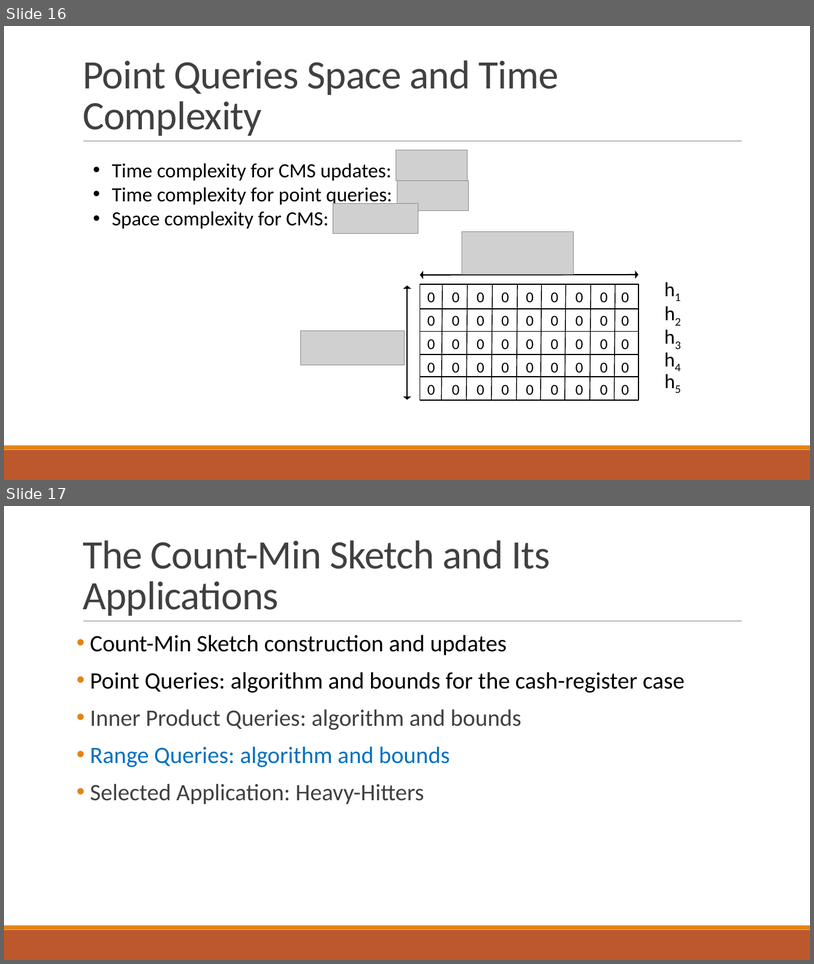
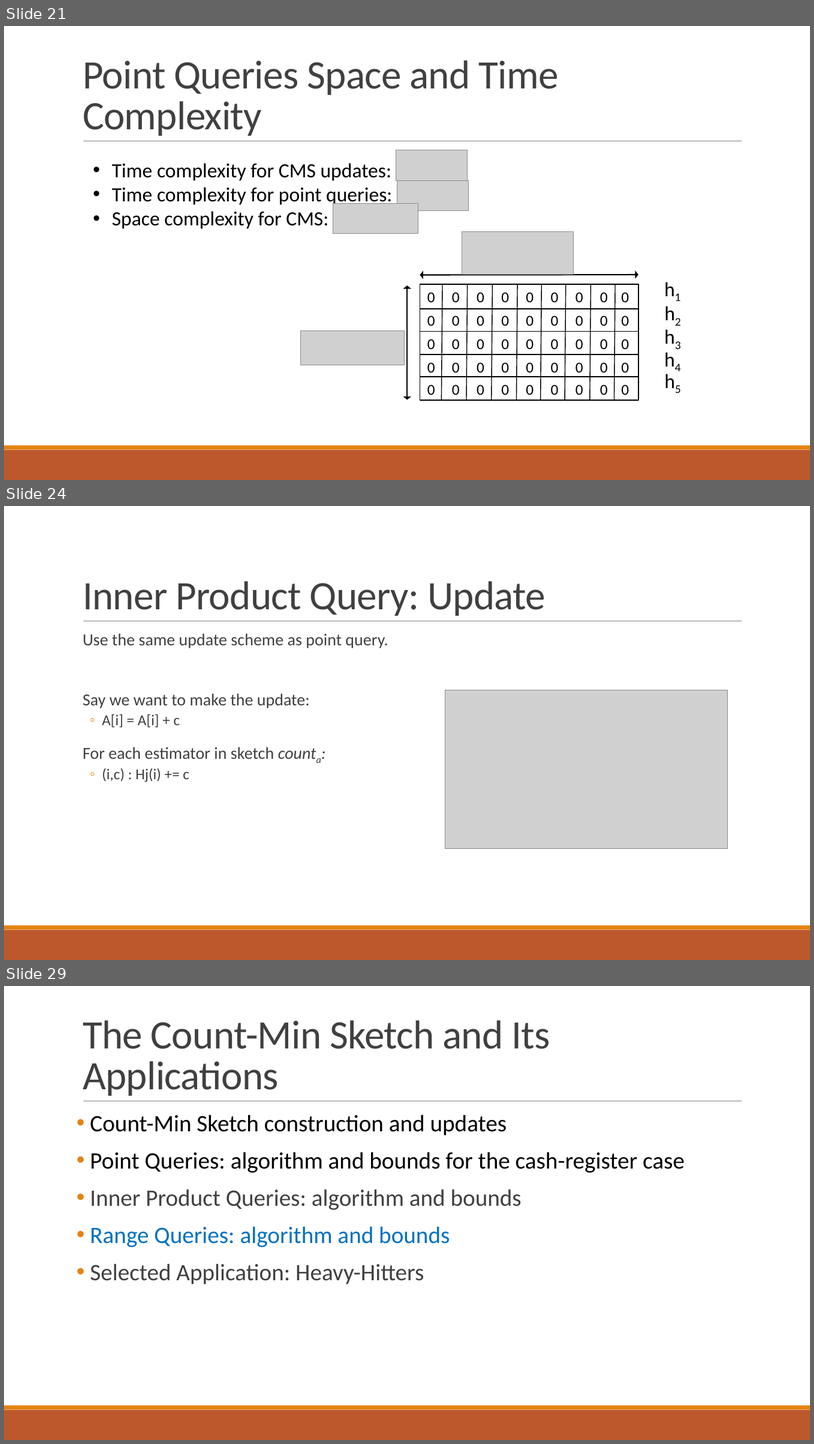
Before and after one commit to ewagner46/count_min_sketch_technical_summary, a slide deck: count_min_sketch_talk_EW.pptx. Shown one above the other, each under a label of ours: slides 16 and 17 before the commit, slides 21, 24 and 29 after it; the slides between them are not shown. The pictures are 814x964 and 814x1444 pixels, drawn with LibreOffice and Linux fonts; fonts in the diff are those of the drawing; grey boxes stand for pictures. Boxes give left, top, right and bottom in pixels: in the first picture for what was removed or moved away, otherwise in the second. Text is boxed around its words. In the diff, an @@ line names an element or a change of style, - is before the commit and + after.

```diff
--- a/count_min_sketch_talk_EW.pptx
+++ b/count_min_sketch_talk_EW.pptx
@@ slide 24 added at [4, 506, 810, 960], background #FFFFFF; not listed: 3 template elements that a slide beside it also shows @@
@@ title added at [83, 581, 546, 616], 48 pt, text #404040 @@
+Inner Product Query: Update
@@ text added at [83, 633, 388, 782], 20 pt, text #404040 @@
+  Use the same update scheme as point query.
+  Say we want to make the update:
+  ◦ A[i] = A[i] + c
+  For each estimator in sketch counta:
+  ◦ (i,c) : Hj(i) += c
@@ picture added at [446, 690, 728, 849] @@
@@ what was slide 16 is now slide 21 @@
@@ what was slide 17 is now slide 29 @@
```
Also in this commit, not shown: 11 other slides added.
